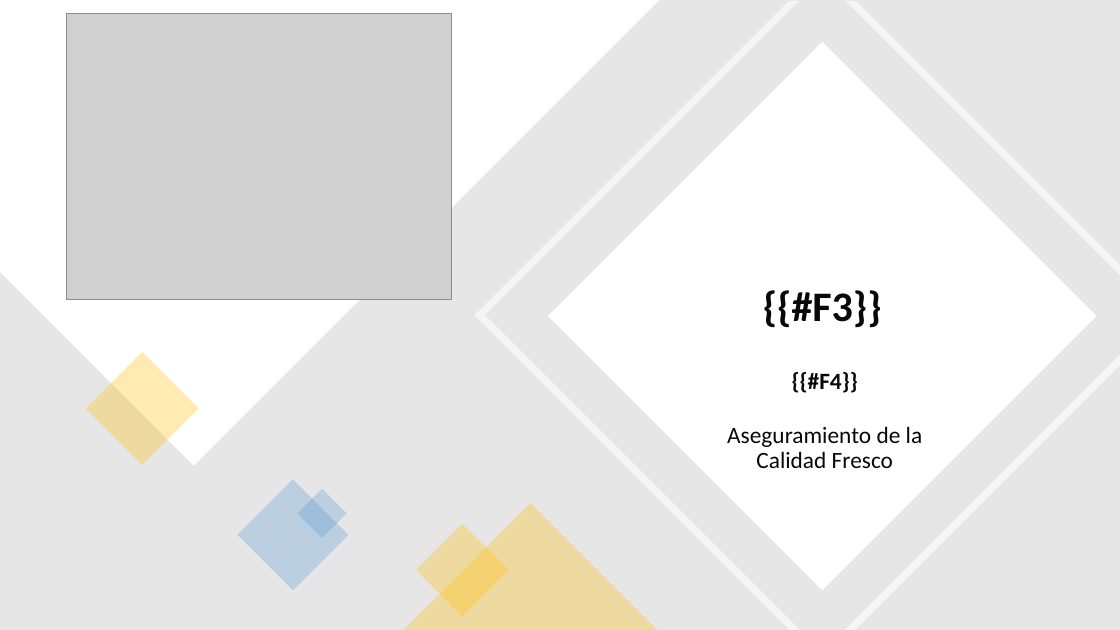
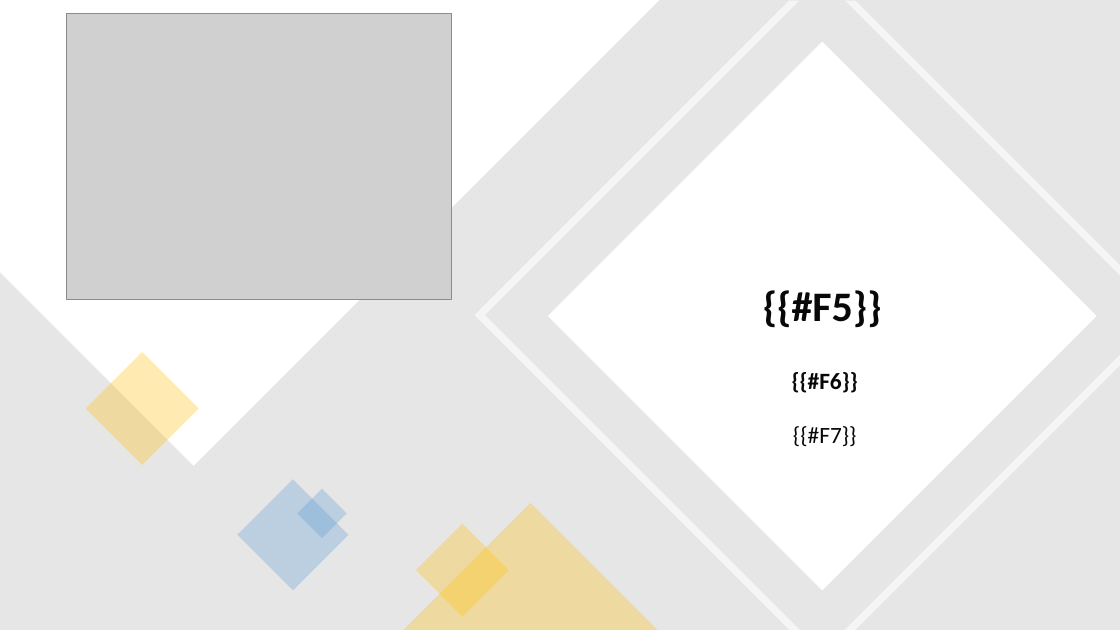
Before and after one commit to JohanCh01/flujo-cosecha, a slide deck: slide 2 of lib/plantilla_reporte.pptx. Drawn at 1120x630 pixels with LibreOffice and Linux fonts; fonts in the diff are those of the drawing; grey boxes stand for pictures. Boxes give left, top, right and bottom in pixels: in the first picture for what was removed or moved away, otherwise in the second. Text is boxed around its words. In the diff, an @@ line names an element or a change of style, - is before the commit and + after.

```diff
--- a/lib/plantilla_reporte.pptx
+++ b/lib/plantilla_reporte.pptx
@@ title at <box>763,290,882,328</box>: text changed @@
-{{#F3}}
+{{#F5}}
@@ text at <box>792,372,858,393</box>: text changed @@
-{{#F4}}
+{{#F6}}
@@ subtitle at <box>793,426,857,447</box>: text changed @@
-Aseguramiento de la Calidad Fresco
+{{#F7}}
```
Also in this commit, not shown: 12 other slides changed, 24 other files.
